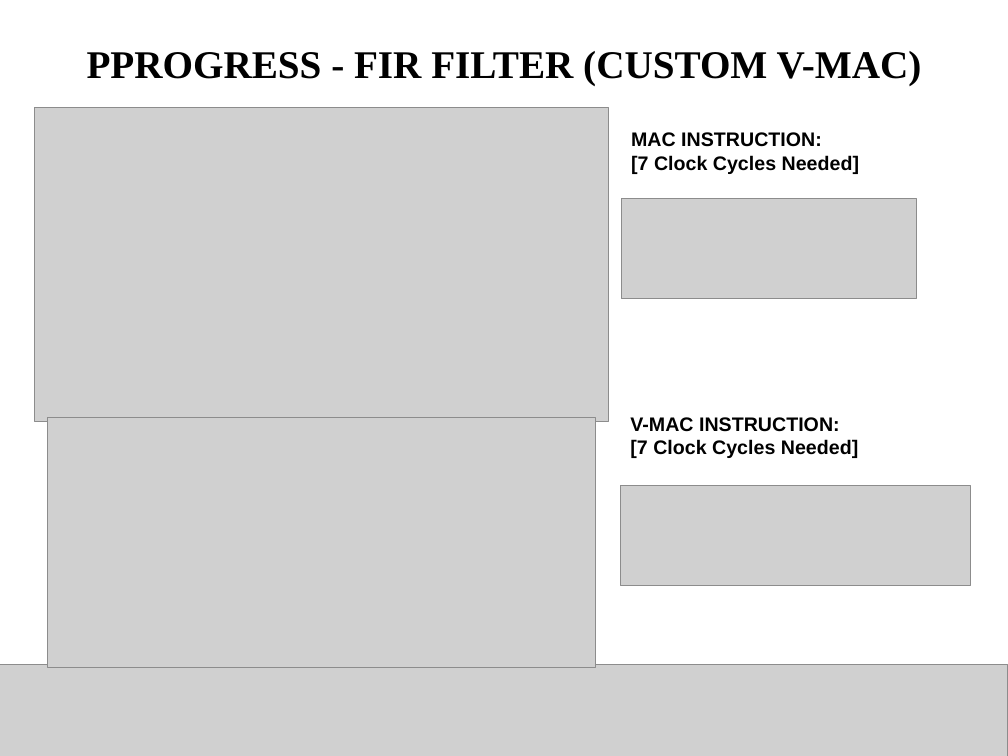
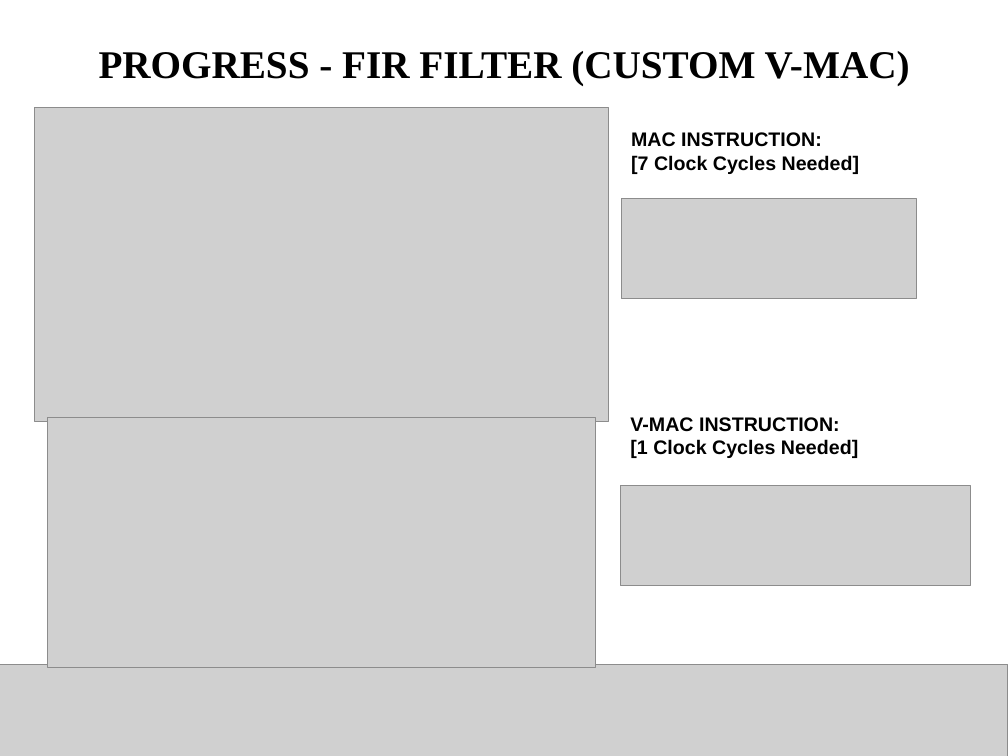
Before and after one commit to balajis732005/Final_Year_Project, a slide deck: slide 17 of doc/PROJECT_REVIEW_1_PPT.pptx. Drawn at 1008x756 pixels with LibreOffice and Linux fonts; fonts in the diff are those of the drawing; grey boxes stand for pictures. Boxes give left, top, right and bottom in pixels: in the first picture for what was removed or moved away, otherwise in the second. Text is boxed around its words. In the diff, an @@ line names an element or a change of style, - is before the commit and + after.

```diff
--- a/doc/PROJECT_REVIEW_1_PPT.pptx
+++ b/doc/PROJECT_REVIEW_1_PPT.pptx
@@ title at box(99, 51, 910, 86): text changed @@
-PPROGRESS - FIR FILTER (CUSTOM V-MAC)
+PROGRESS - FIR FILTER (CUSTOM V-MAC)
@@ text at box(630, 439, 858, 458): text changed @@
-[7 Clock Cycles Needed]
+[1 Clock Cycles Needed]
```
Also in this commit, not shown: 1 other slide changed, 10 other files.
